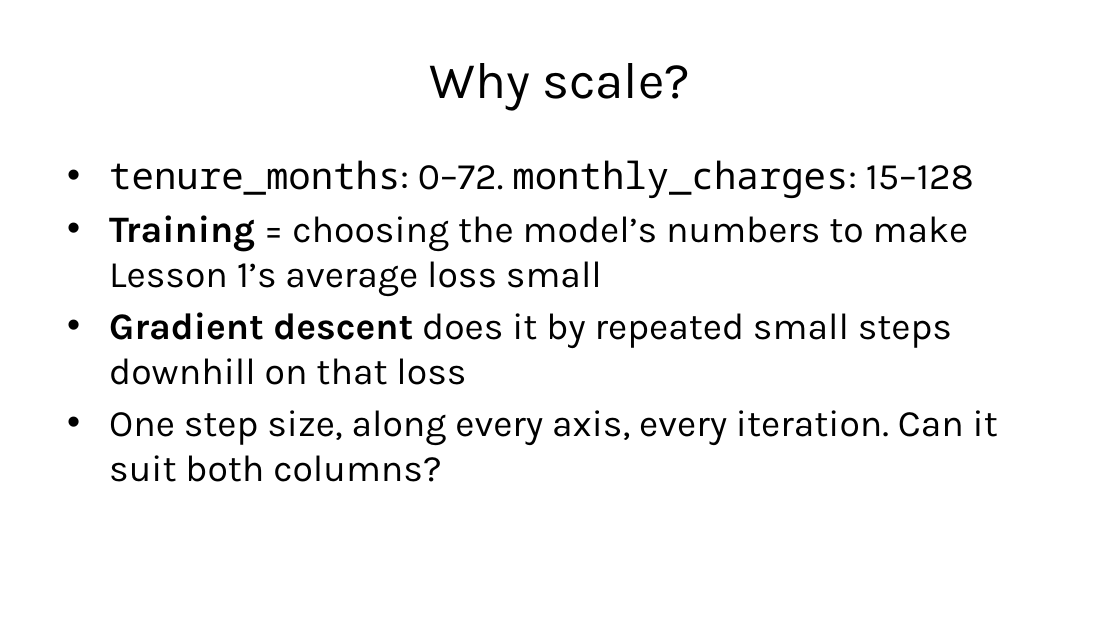
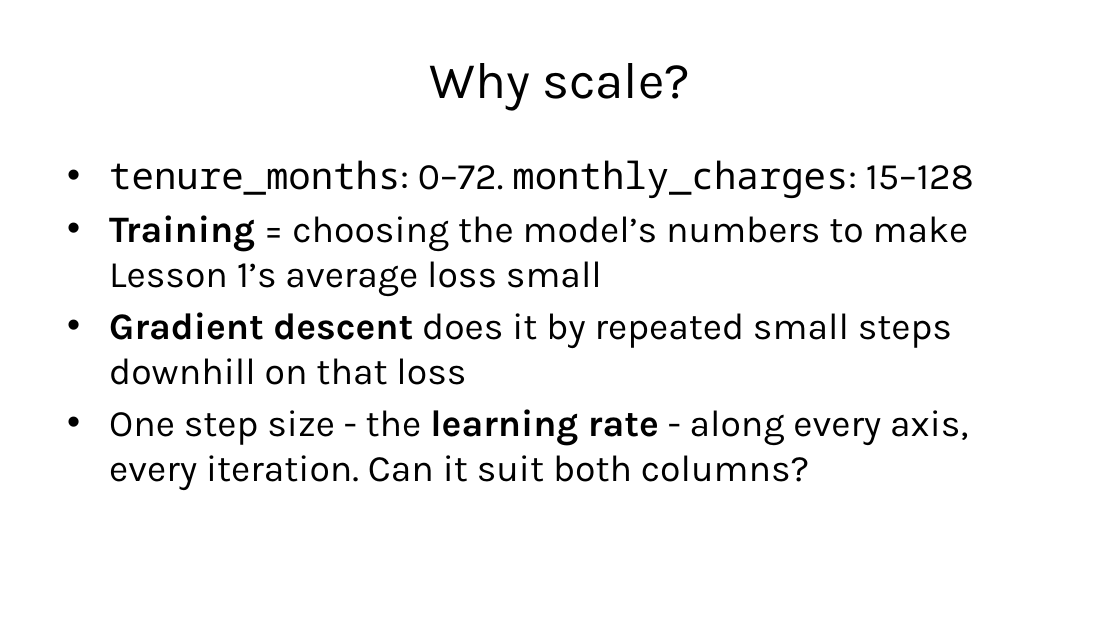
Before and after one commit to fabioantonini/technologies-for-artificial-intelligence, a slide deck: slide 24 of Lessons/02_data_exploration_and_preparation/Slides/data_exploration_and_preparation_slides.pptx. Drawn at 1120x630 pixels with LibreOffice and Linux fonts; fonts in the diff are those of the drawing; background and template pictures are left out. Boxes give left, top, right and bottom in pixels: in the first picture for what was removed or moved away, otherwise in the second. Text is boxed around its words. In the diff, an @@ line names an element or a change of style, - is before the commit and + after.

```diff
--- a/Lessons/02_data_exploration_and_preparation/Slides/data_exploration_and_preparation_slides.pptx
+++ b/Lessons/02_data_exploration_and_preparation/Slides/data_exploration_and_preparation_slides.pptx
@@ text at (109,409,968,490): text changed @@
-• One step size, along every axis, every iteration. Can it suit both columns?
+• One step size - the learning rate - along every axis, every iteration. Can it suit both columns?
```
Also in this commit, not shown: 8 other slides changed, 6 other files.
